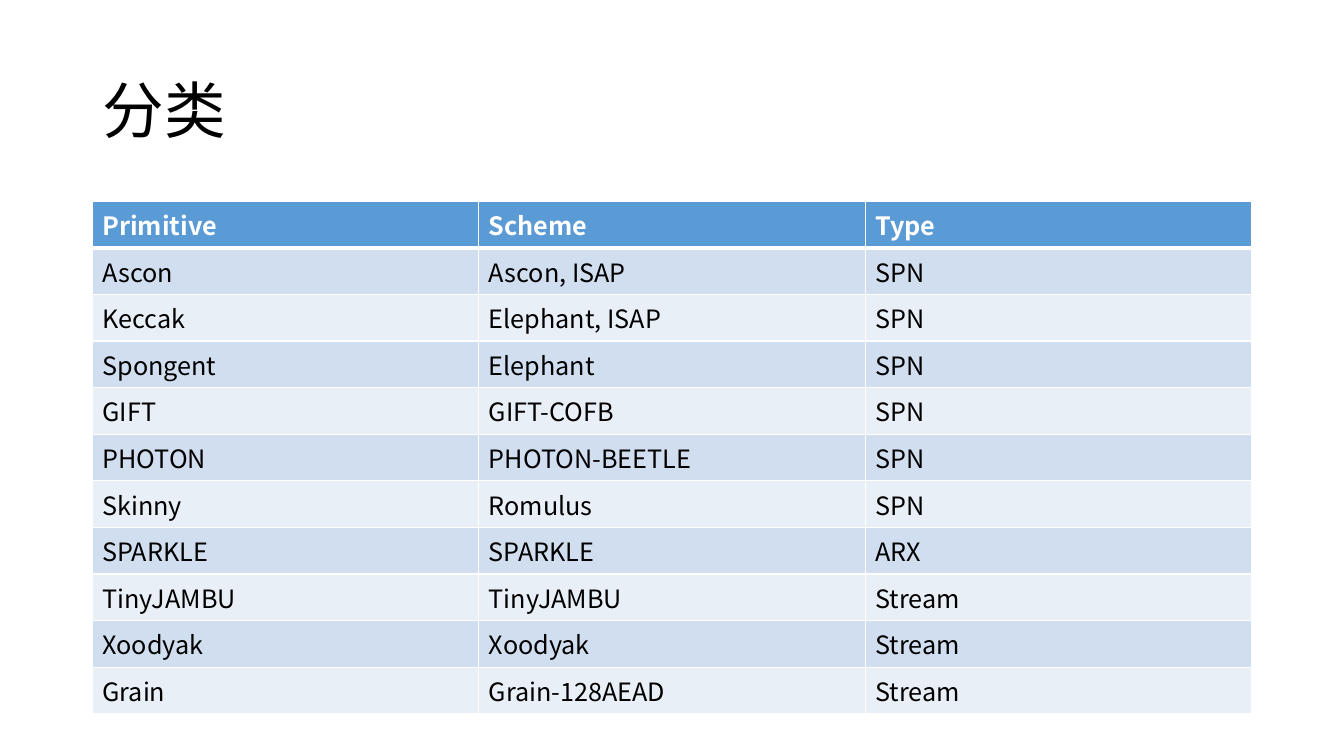
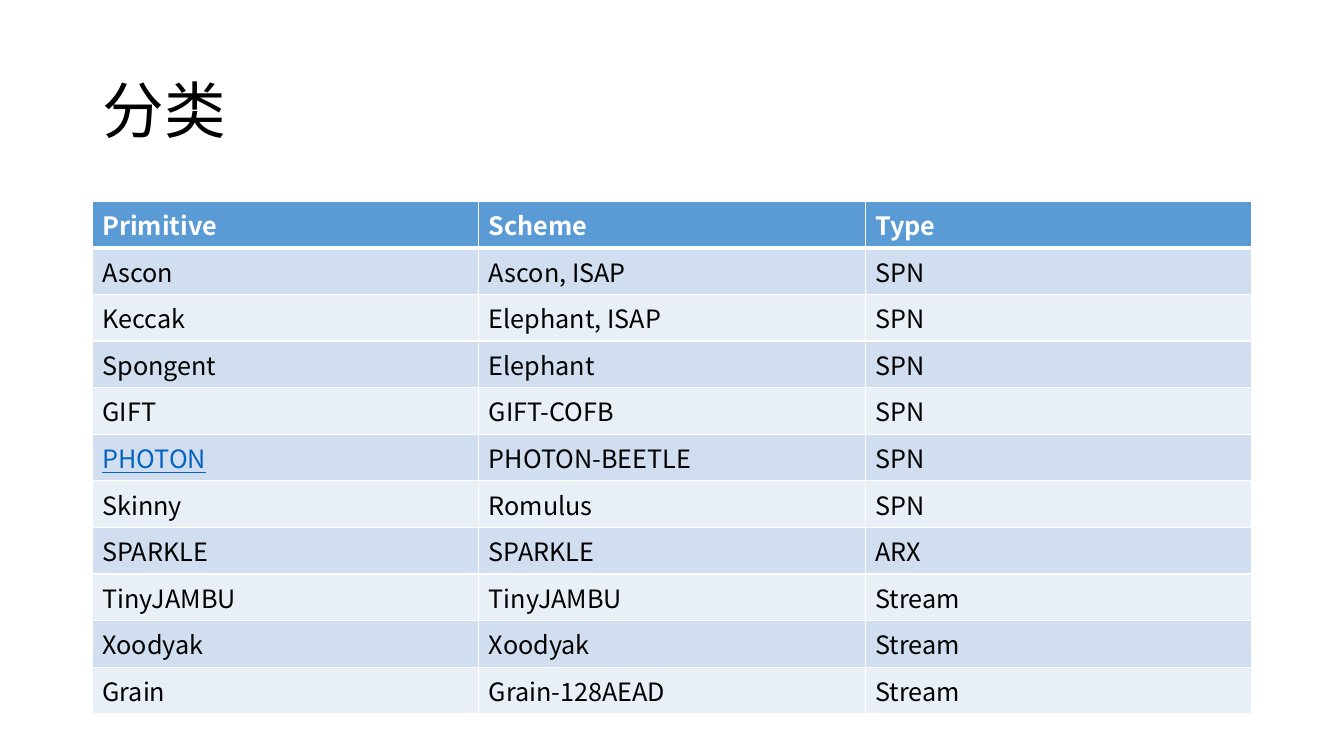
Before and after one commit to dtykira/LWC_finalists, a slide deck: slide 2 of round3.pptx. Drawn at 1344x756 pixels with LibreOffice and Linux fonts; fonts in the diff are those of the drawing. Boxes give left, top, right and bottom in pixels: in the first picture for what was removed or moved away, otherwise in the second. Text is boxed around its words. In the diff, an @@ line names an element or a change of style, - is before the commit and + after.

```diff
--- a/round3.pptx
+++ b/round3.pptx
@@ table at box(93, 202, 1251, 706) @@
@@ text colour #000000 to #0563C1, underline on in "PHOTON" @@
```
Also in this commit, not shown: 3 other slides changed, 7 slides added, 3 other files.
